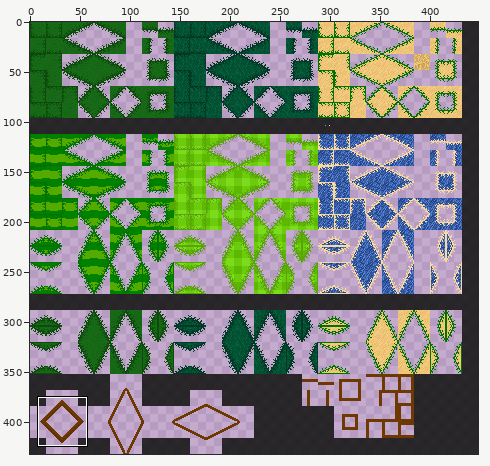
Edited in one commit: pixel-art file (Assets/Sprites/GolfSprites/AsepriteFiles/grass-tiles_with-minigolf-walls.aseprite). The first picture is a wide view before the edit; the outline marks the close-up.
Close-up. Before the commit:
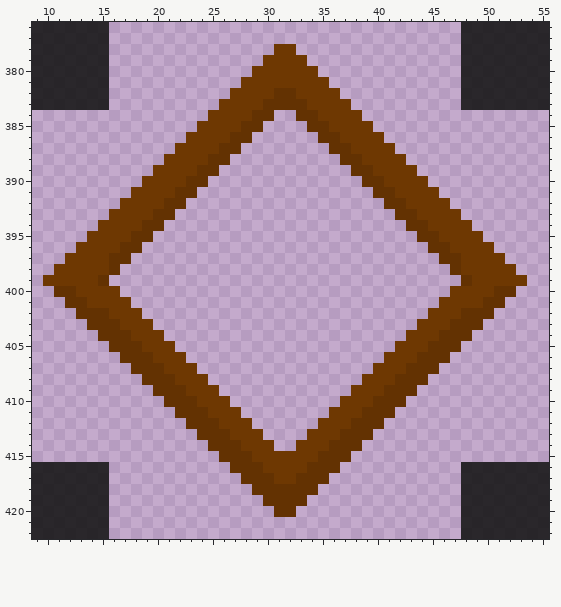
448x432 pixels, 1 frame. Colours within 5 levels of each other are drawn and written as one. Shown: x 9..55, y 376..422. The commit also changed other parts of the picture, which this record leaves out.
And afterwards:
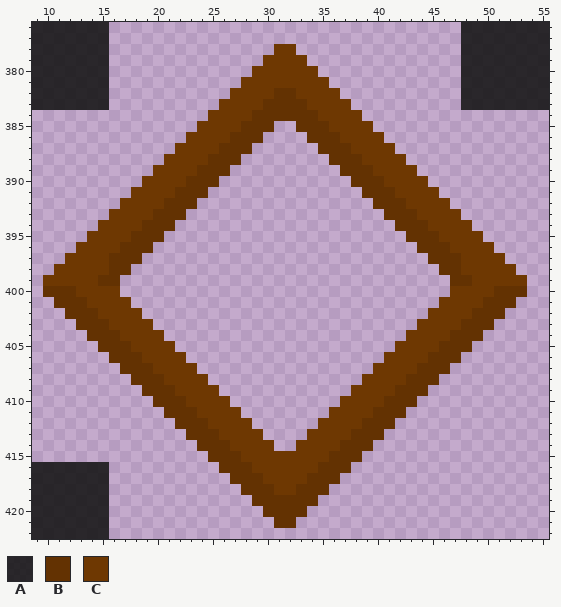
Palette (. is transparent): A #151515e1  B #633202  C #6e3802
From the commit log: still trying to figure out how to draw the minigolf walls...
The exact change:
layer "minigolf-walls" now shown
Layers "walls-better?", "placeholder-empty-tiles":
There is now colour B in row 384 at x 31 to 32; in row 385 at x 30 and 33; in row 386 at x 29 and 34; in row 387 at x 28 and 35; in row 388 at x 27 and 36; in row 389 at x 26 and 37.
There is now colour B in row 390 at x 25 and 38; in row 391 at x 24 and 39; in row 392 at x 23 and 40; in row 393 at x 22 and 41; in row 394 at x 21 and 42; in row 395 at x 20 and 43.
There is now colour B in row 396 at x 19 and 44; in row 397 at x 18 and 45; in row 398 at x 17 and 46; in row 399 at x 16 and 47; in row 400 at x 10 and 53; in row 401 at x 11 and 52.
There is now colour B in row 402 at x 12 and 51; in row 403 at x 13 and 50; in row 404 at x 14 and 49; in row 405 at x 15 and 48; in row 406 at x 16 and 47; in row 407 at x 17 and 46.
There is now colour B in row 408 at x 18 and 45; in row 409 at x 19 and 44; in row 410 at x 20 and 43; in row 411 at x 21 and 42; in row 412 at x 22 and 41; in row 413 at x 23 and 40.
There is now colour B in row 414 at x 24 and 39; in row 415 at x 25 and 38; in row 416 at x 26 and 37; in row 417 at x 27 and 36; in row 418 at x 28 and 35; in row 419 at x 29 and 34.
There is now colour B in row 420 at x 30 and 33; in row 421 at x 31 to 32.
The edit turns colour B into colour C in row 402 at x 15 and 48; in row 403 at x 16 and 47; in row 404 at x 17 and 46; in row 405 at x 18 and 45; in row 406 at x 19 and 44; in row 407 at x 20 and 43.
The edit turns colour B into colour C in row 408 at x 21 and 42; in row 409 at x 22 and 41; in row 410 at x 23 and 40; in row 411 at x 24 and 39; in row 412 at x 25 and 38; in row 413 at x 26 and 37.
The edit turns colour B into colour C in row 414 at x 27 and 36; in row 415 at x 28 and 35; in row 416 at x 29 and 34; in row 417 at x 30 and 33; in row 418 at x 31 to 32.
The author cleared colour A in rows 416 to 422 at x 48 to 55.
Where, in picture pixels (left, top, right, bottom), the same in both close-ups:
changed: (43, 110, 549, 539)
